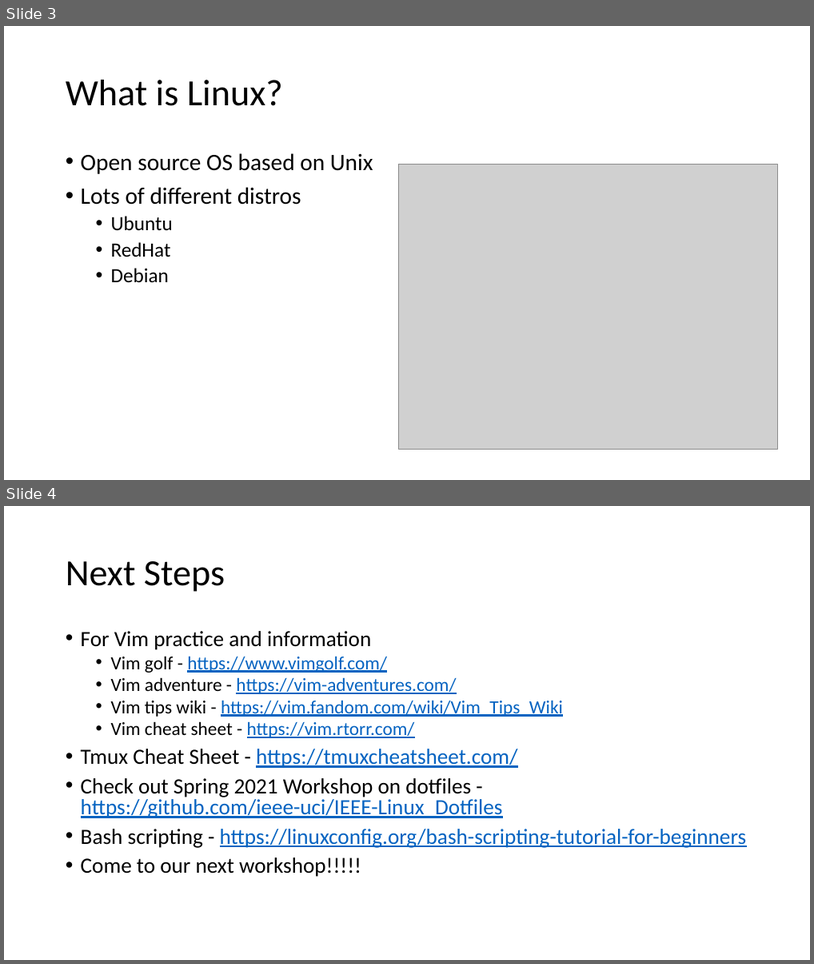
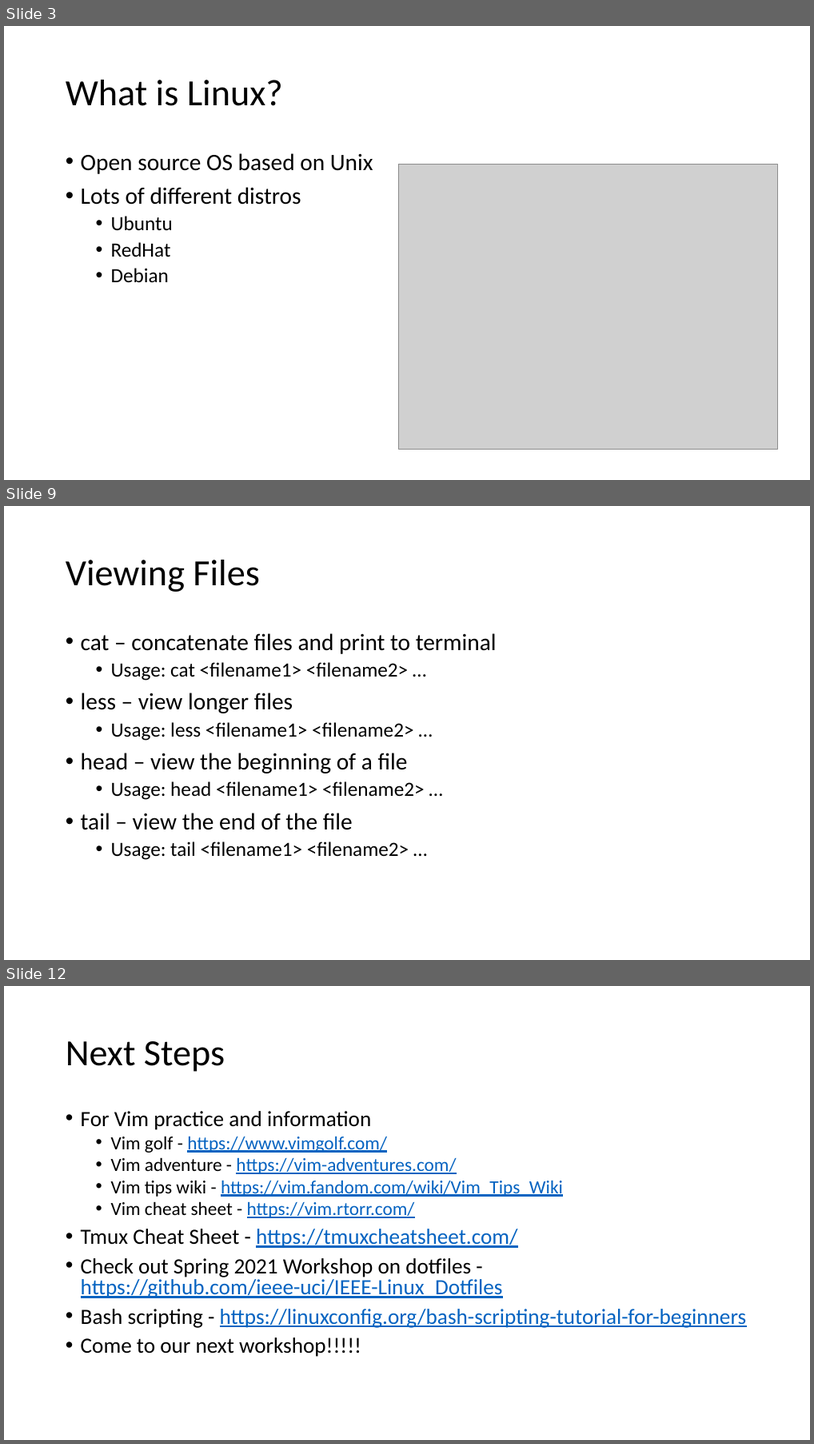
Before and after one commit to ValenYamamoto/IEEE_Linux_Workshop, a slide deck: Linux_slides.pptx. Shown one above the other, each under a label of ours: slides 3 and 4 before the commit, slides 3, 9 and 12 after it; the slides between them are not shown. The pictures are 814x964 and 814x1444 pixels, drawn with LibreOffice and Linux fonts; fonts in the diff are those of the drawing; grey boxes stand for pictures. Boxes give left, top, right and bottom in pixels: in the first picture for what was removed or moved away, otherwise in the second. Text is boxed around its words. In the diff, an @@ line names an element or a change of style, - is before the commit and + after.

Commit message:
Updated slides

```diff
--- a/Linux_slides.pptx
+++ b/Linux_slides.pptx
@@ slide 9 added at [4, 506, 810, 960], background #FFFFFF @@
@@ title added at [66, 560, 259, 592], 44 pt, text #000000 @@
+Viewing Files
@@ text added at [81, 633, 497, 860], 24 pt, text #000000 @@
+• cat – concatenate files and print to terminal
+  • Usage: cat <filename1> <filename2> …
+• less – view longer files
+  • Usage: less <filename1> <filename2> …
+• head – view the beginning of a file
+  • Usage: head <filename1> <filename2> …
+• tail – view the end of the file
+  • Usage: tail <filename1> <filename2> …
@@ what was slide 4 is now slide 12 @@
```
Also in this commit, not shown: 7 other slides added.
